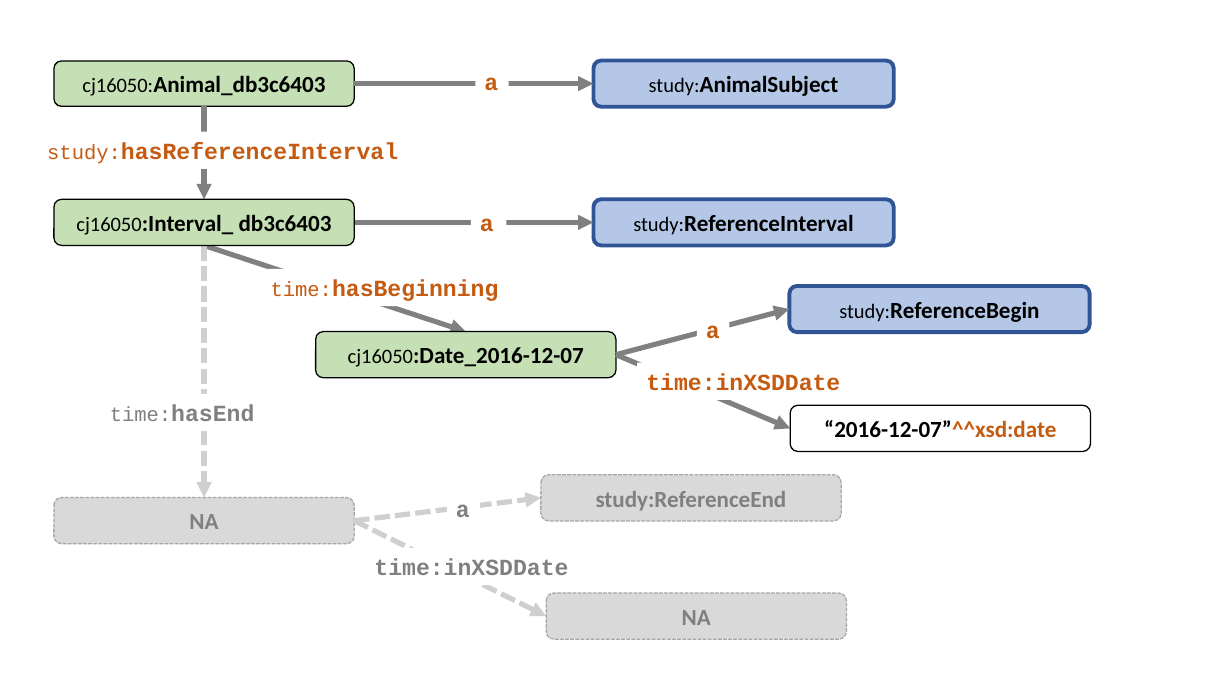
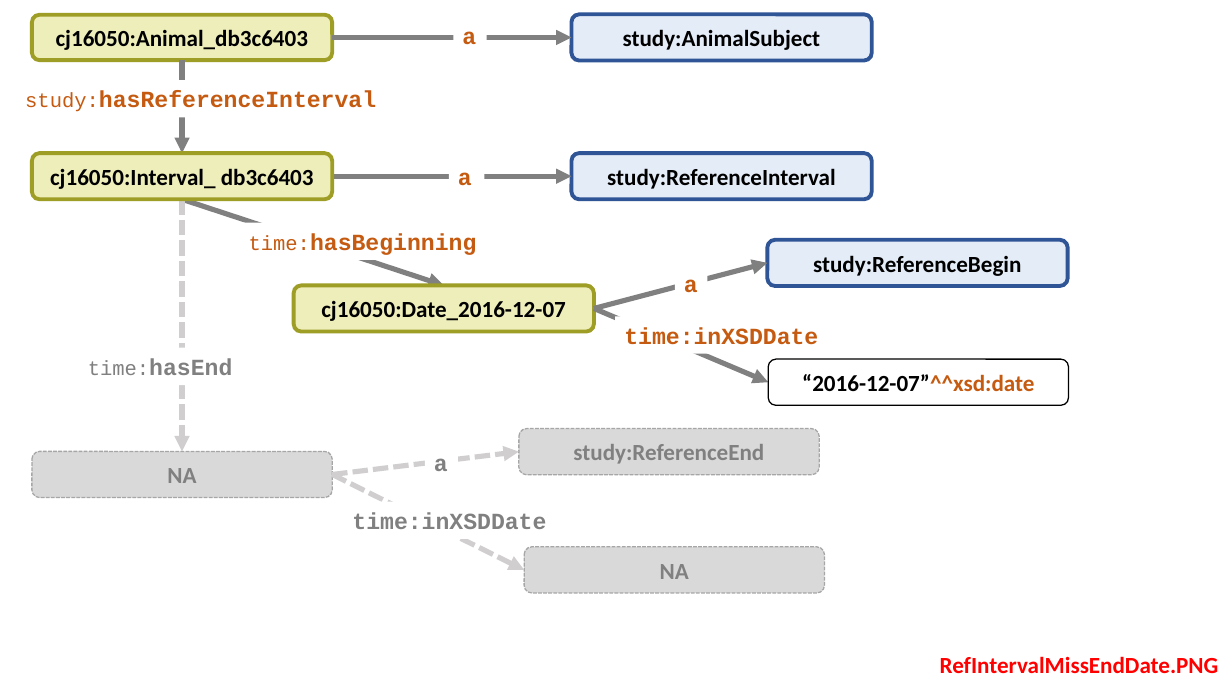
Before and after one commit to phuse-org/SENDConform, a slide deck: slide 2 of doc/images/ImageSources.pptx. Drawn at 1232x693 pixels with LibreOffice and Linux fonts; fonts in the diff are those of the drawing. Boxes give left, top, right and bottom in pixels: in the first picture for what was removed or moved away, otherwise in the second. Text is boxed around its words. In the diff, an @@ line names an element or a change of style, - is before the commit and + after.

```diff
--- a/doc/images/ImageSources.pptx
+++ b/doc/images/ImageSources.pptx
@@ rounded rectangle "cj16050:Animal_db3c6403" at (32, 15, 333, 60): size 16 to 18 pt, bold on in "cj16050:Animal_db3c6403"; fill #C5E0B4 to #EEEEBB; outline #000000 1 pt to #9E9E27 3 pt @@
@@ rounded rectangle "study:AnimalSubject" at (571, 15, 872, 61): size 16 to 18 pt, bold on in "study:AnimalSubject"; fill #B4C7E7 to #E4ECF8 @@
@@ text "study:hasReferenceInterval": place and size @@
-text "study:hasReferenceInterval" at (47, 142, 398, 164)
+text "study:hasReferenceInterval" at (25, 91, 376, 112)
@@ rounded rectangle "cj16050:Interval_ db3c6403" at (32, 153, 333, 200): size 16 to 18 pt, bold on in "cj16050:Interval_"; fill #C5E0B4 to #EEEEBB; outline #000000 1 pt to #9E9E27 3 pt @@
@@ 10 rounded rectangles, 9 arrows, 7 texts: place and size @@
-10 rounded rectangles, 9 arrows, 7 texts at (54, 61, 1091, 640)
+10 rounded rectangles, 9 arrows, 7 texts at (32, 15, 1068, 593)
@@ rounded rectangle "study:ReferenceInterval" at (571, 153, 872, 200): size 16 to 18 pt, bold on in "study:ReferenceInterval"; fill #B4C7E7 to #E4ECF8 @@
@@ text "time:hasBeginning": place and size @@
-text "time:hasBeginning" at (271, 279, 498, 301)
+text "time:hasBeginning" at (249, 233, 476, 255)
@@ rounded rectangle "study:ReferenceBegin" at (767, 240, 1067, 287): size 16 to 18 pt, bold on in "study:ReferenceBegin"; fill #B4C7E7 to #E4ECF8 @@
@@ rounded rectangle "cj16050:Date_2016-12-07" at (294, 286, 594, 332): size 16 to 18 pt, bold on in "cj16050:Date_2016-12-07"; fill #C5E0B4 to #EEEEBB; outline #000000 1 pt to #9E9E27 3 pt @@
@@ text added at (940, 656, 1219, 673), 18 pt, text #FF0000, bold @@
+RefIntervalMissEndDate.PNG
```
Also in this commit, not shown: 3 other slides changed, 1 slide added, 12 other files.
